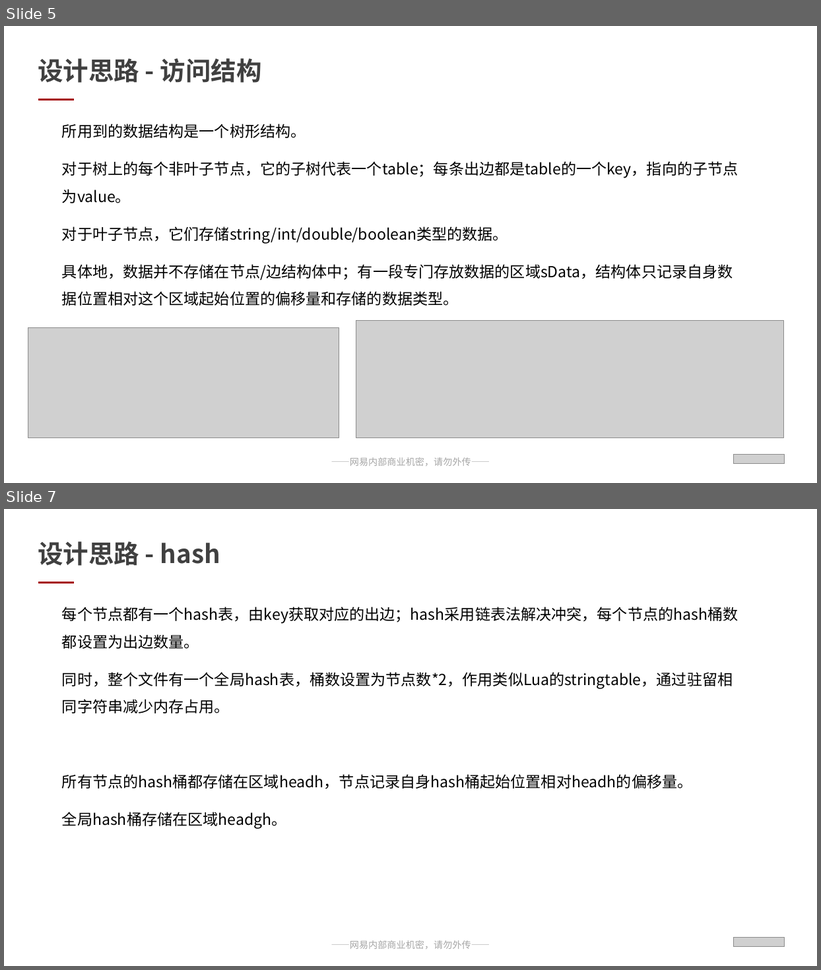
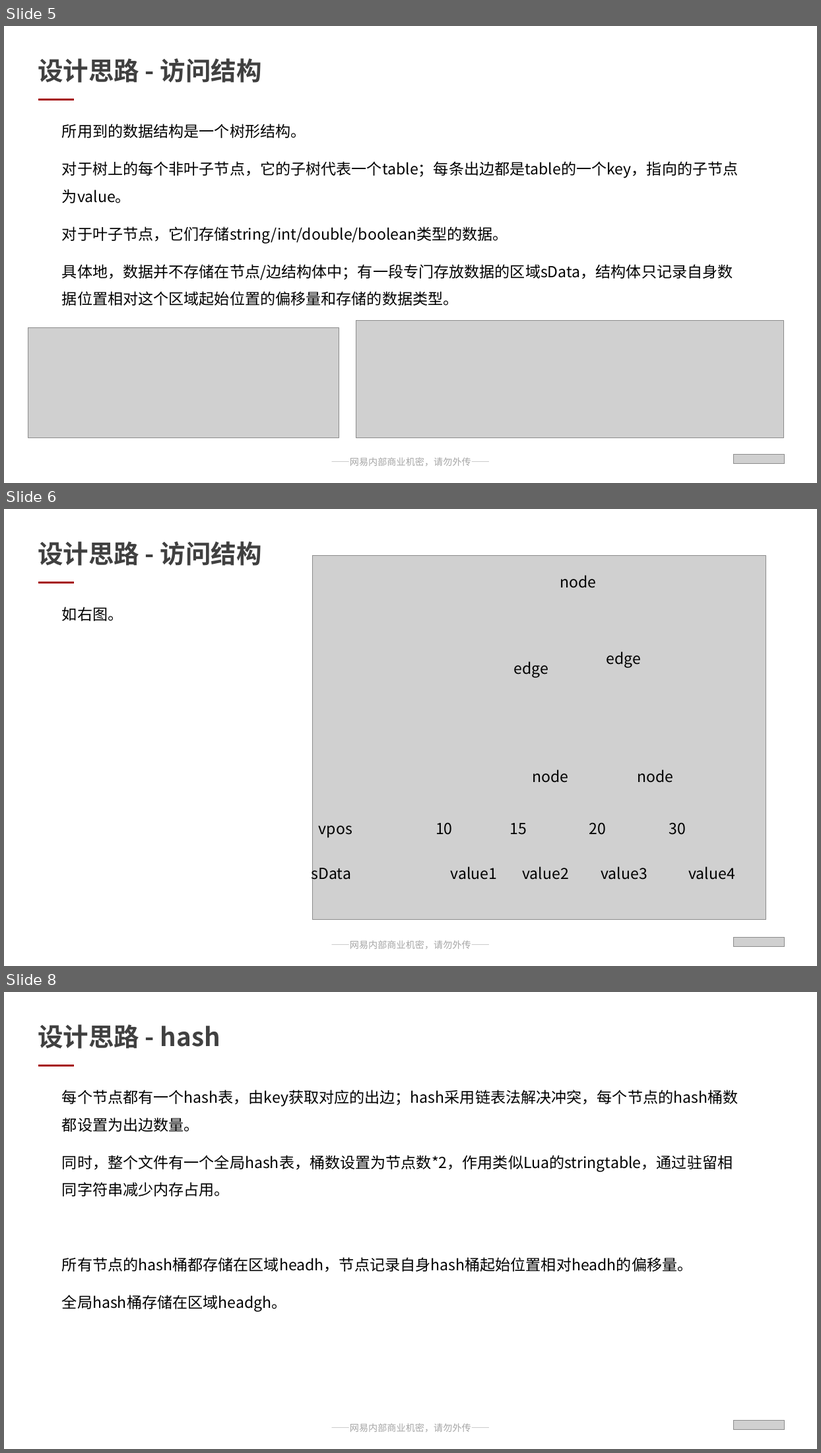
Before and after one commit to qwerbmb/lua_sh, a slide deck: test_speed/汇报ppt_刘淩峰.pptx. Shown one above the other, each under a label of ours: slides 5 and 7 before the commit, slides 5, 6 and 8 after it; the slides between them are not shown. The pictures are 821x970 and 821x1453 pixels, drawn with LibreOffice and Linux fonts; fonts in the diff are those of the drawing; grey boxes stand for pictures. Boxes give left, top, right and bottom in pixels: in the first picture for what was removed or moved away, otherwise in the second. Text is boxed around its words. In the diff, an @@ line names an element or a change of style, - is before the commit and + after.

```diff
--- a/test_speed/汇报ppt_刘淩峰.pptx
+++ b/test_speed/汇报ppt_刘淩峰.pptx
@@ slide 6 added at box(4, 509, 817, 966), background #FFFFFF; not listed: 1 template element that a slide beside it also shows @@
@@ text added at box(38, 541, 262, 566), 30 pt, text #404040, bold @@
+设计思路 - 访问结构
@@ picture added at box(313, 556, 766, 920) @@
@@ line added from (38, 583) to (73, 583), #A50A0D 2 pt @@
@@ text added at box(560, 575, 596, 588), 18 pt, text #000000 @@
+node
@@ text added at box(62, 607, 123, 621), 18 pt, text #000000 @@
+如右图。
@@ text added at box(514, 661, 548, 678), 18 pt, text #000000 @@
+edge
@@ text added at box(607, 652, 642, 668), 18 pt, text #000000 @@
+edge
@@ text added at box(533, 770, 569, 783), 18 pt, text #000000 @@
+node
@@ text added at box(637, 770, 673, 783), 18 pt, text #000000 @@
+node
@@ text added at box(436, 823, 453, 835), 18 pt, text #000000 @@
+10
@@ text added at box(510, 823, 527, 835), 18 pt, text #000000 @@
+15
@@ text added at box(589, 823, 607, 835), 18 pt, text #000000 @@
+20
@@ text added at box(669, 823, 686, 835), 18 pt, text #000000 @@
+30
@@ text added at box(319, 826, 352, 838), 18 pt, text #000000 @@
+vpos
@@ text added at box(312, 863, 352, 883), 18 pt, text #000000 @@
+sData
@@ text added at box(451, 867, 498, 880), 18 pt, text #000000 @@
+value1
@@ text added at box(522, 867, 569, 880), 18 pt, text #000000 @@
+value2
@@ text added at box(601, 867, 648, 880), 18 pt, text #000000 @@
+value3
@@ text added at box(688, 867, 735, 880), 18 pt, text #000000 @@
+value4
@@ picture added at box(733, 938, 784, 947) @@
@@ what was slide 7 is now slide 8 @@
```
Also in this commit, not shown: 2 slides changed, 1 other slide added.
